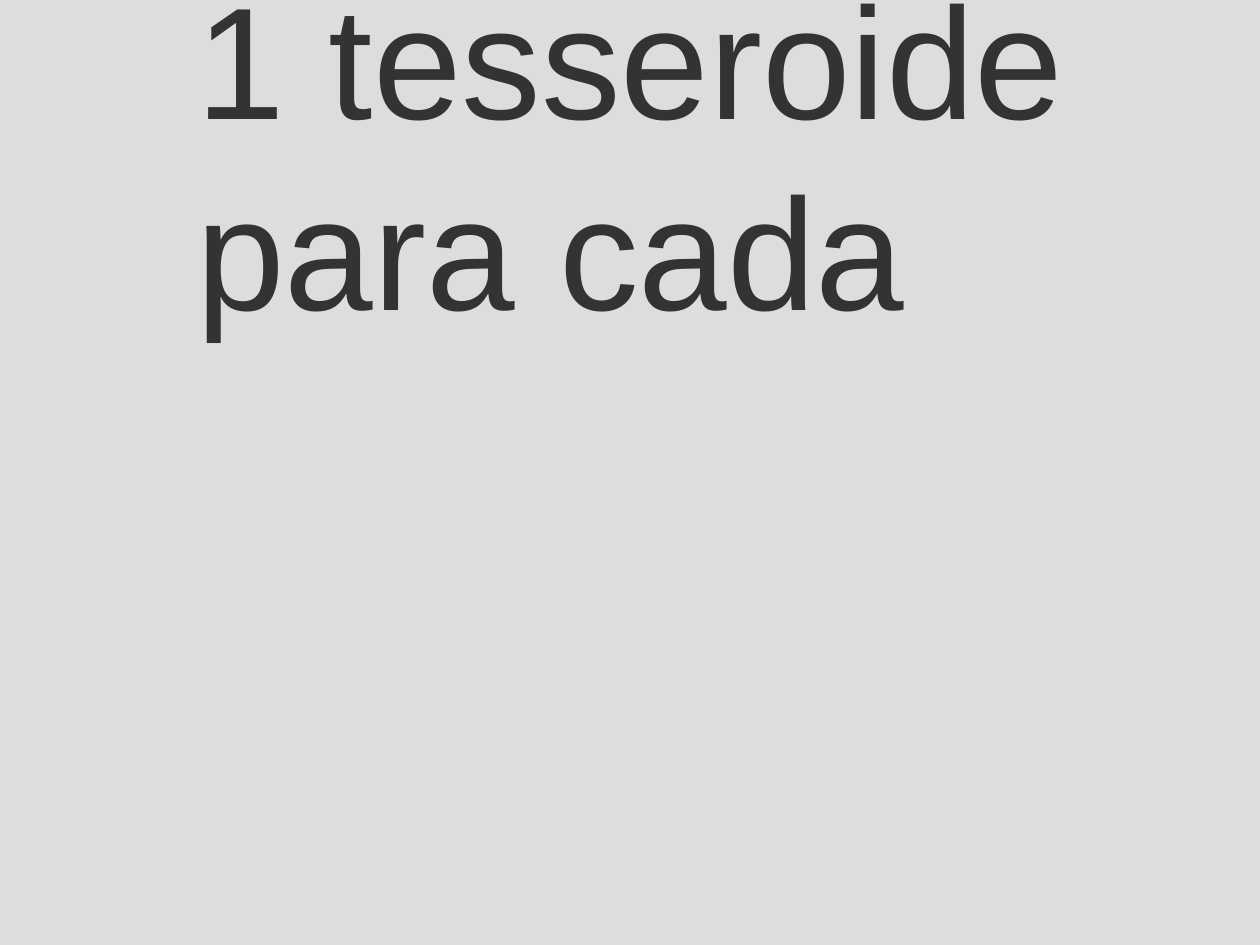
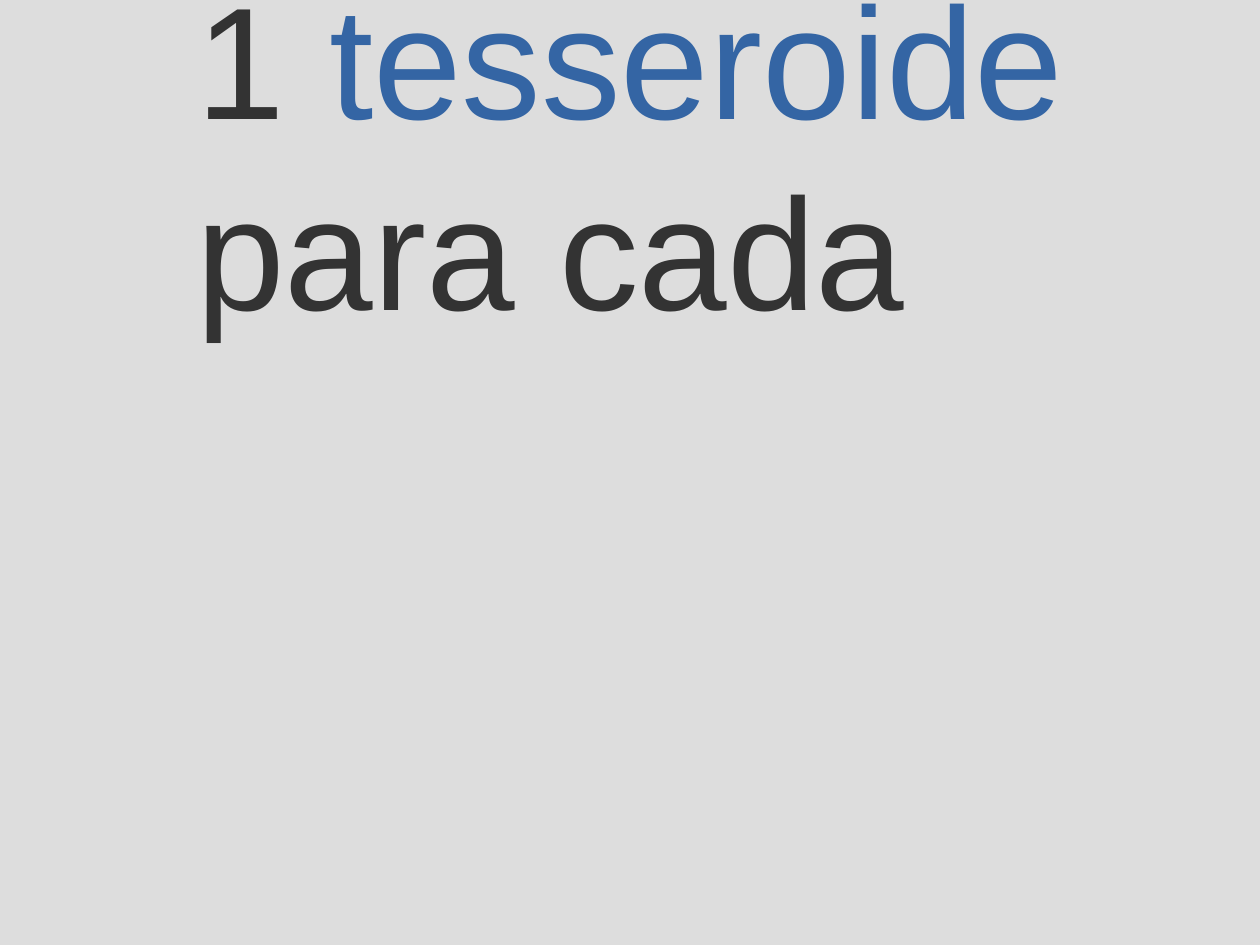
Before and after one commit to leouieda/seminario-on-2015, a slide deck: slide 18 of seminario-2015-leonardo-uieda.odp (slide 17 before the commit). Drawn at 1260x945 pixels with LibreOffice and Linux fonts; fonts in the diff are those of the drawing; background and template pictures are left out. Boxes give left, top, right and bottom in pixels: in the first picture for what was removed or moved away, otherwise in the second. Text is boxed around its words. In the diff, an @@ line names an element or a change of style, - is before the commit and + after.

```diff
--- a/seminario-2015-leonardo-uieda.odp
+++ b/seminario-2015-leonardo-uieda.odp
@@ title "1 tesseroide para cada" at (x1=196, y1=3, x2=1063, y2=339): text colour #333333 to #3465A4 in "tesseroide" @@
```
Also in this commit, not shown: 8 other slides changed, 4 slides added, 1 other file.
